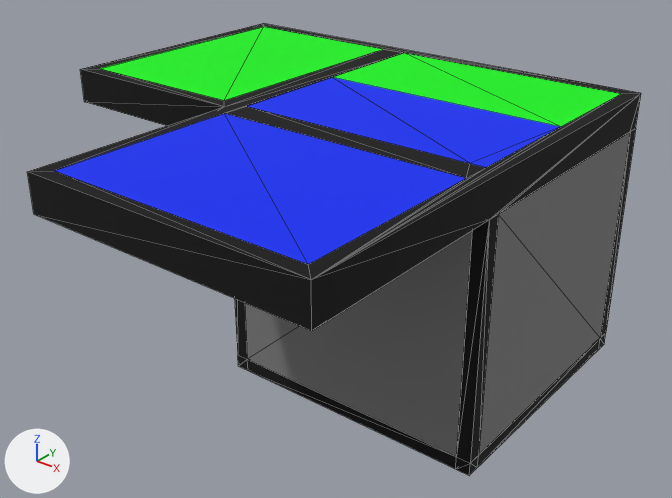
Before and after pictures for a commit that changed the glTF model Untitled.gltf.
Camera for both pictures: a 50 mm camera at (4.25, -4.14, 3.82) aimed at (0.56, 0.47, 0.96). The axes (+X, +Y, +Z) are drawn at lower left. The lights are the same throughout. Mesh edges are drawn as thin lines. Where no turn or scale is listed for an object, it has been applied to the vertices.

Names of what the first picture shows: 'root'.
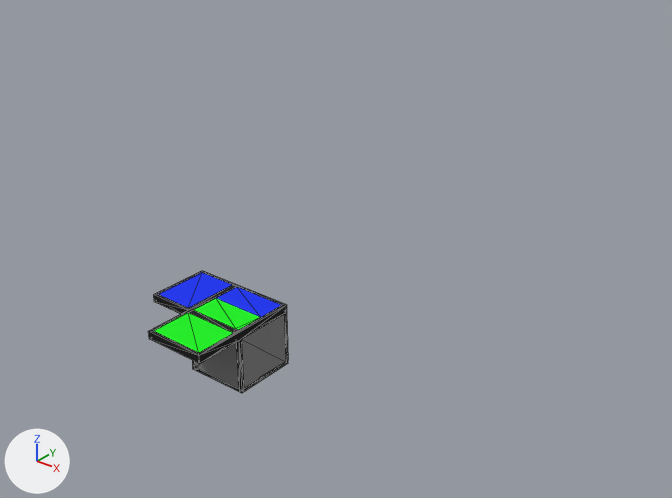
The edits, one by one:
Material 'Пластик, красный' (mat_пластик__красный) changes its picture from img_image_1 to img_image_2.
Material '[Plastic Red]1' (mat_plastic_red_1) changes its picture from img_image_2 to img_image_1.
Mesh me_mesh_1_1 is new.
It has 63 vertices, 142 faces and spans x -0.611..0.264, y -0.613..0.262, z 0.0..0.5.
Faces by material slot: [83, 50, 5, 4].
It uses material mat_plastic_red_2 (picture img_image_0).
It uses material mat_default_material (grey #808080).
It uses material mat_plastic_red_1 (picture img_image_1).
It uses material mat_пластик__красный (picture img_image_2).
Object 'root' (ob_root) now shows nothing instead of me_mesh_1.
Object 'Mesh_1' (ob_mesh_1) is new; it shows me_mesh_1_1.
Its location is (0.0, 0.0, 0.0).

Pixel boxes (x1, y1, x2, y2) of what changed, in the pictures (672 x 498 px):
'root', no longer drawn: before (27, 23, 641, 475)
    faces in mat_plastic_red_2 (picture img_image_0): (27, 23, 641, 475)
    faces in mat_default_material (grey #808080): (245, 132, 630, 456)
    faces in mat_plastic_red_1 (picture img_image_2): (55, 77, 560, 264)
    faces in mat_пластик__красный (picture img_image_1): (100, 27, 620, 127)
'Mesh_1', added: after (148, 271, 288, 393)
    faces in mat_plastic_red_2 (picture img_image_0): (148, 271, 288, 393)
    faces in mat_default_material (grey #808080): (195, 314, 286, 389)
    faces in mat_plastic_red_1 (picture img_image_1): (154, 298, 260, 352)
    faces in mat_пластик__красный (picture img_image_2): (159, 273, 281, 317)
